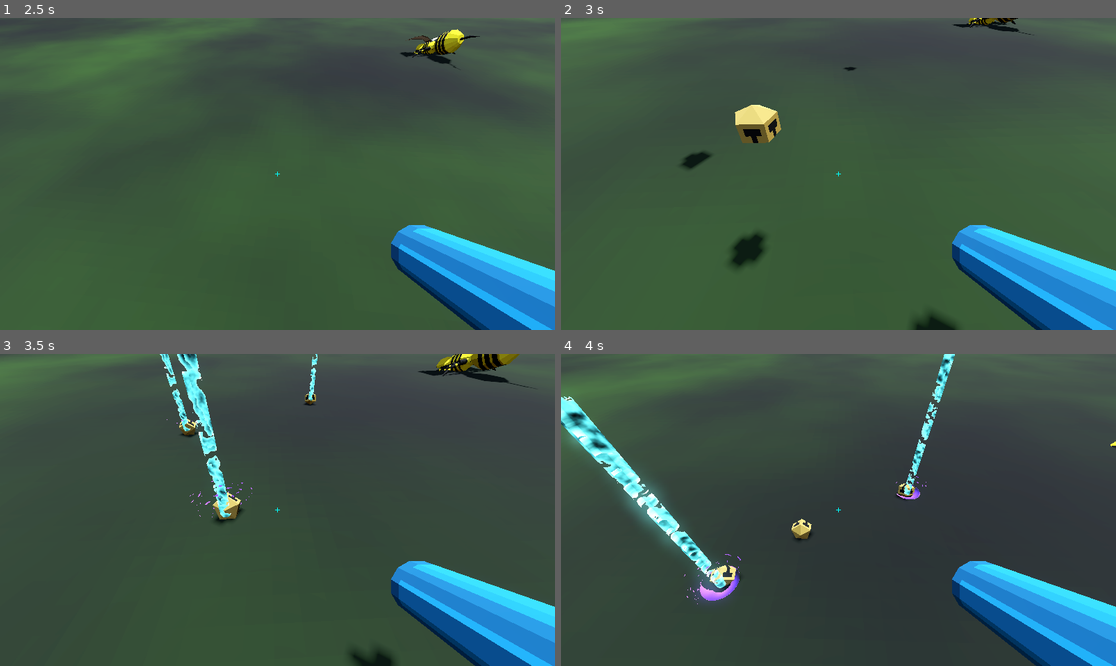
Above: before the commit, frames 1-4 (two rows, left to right).
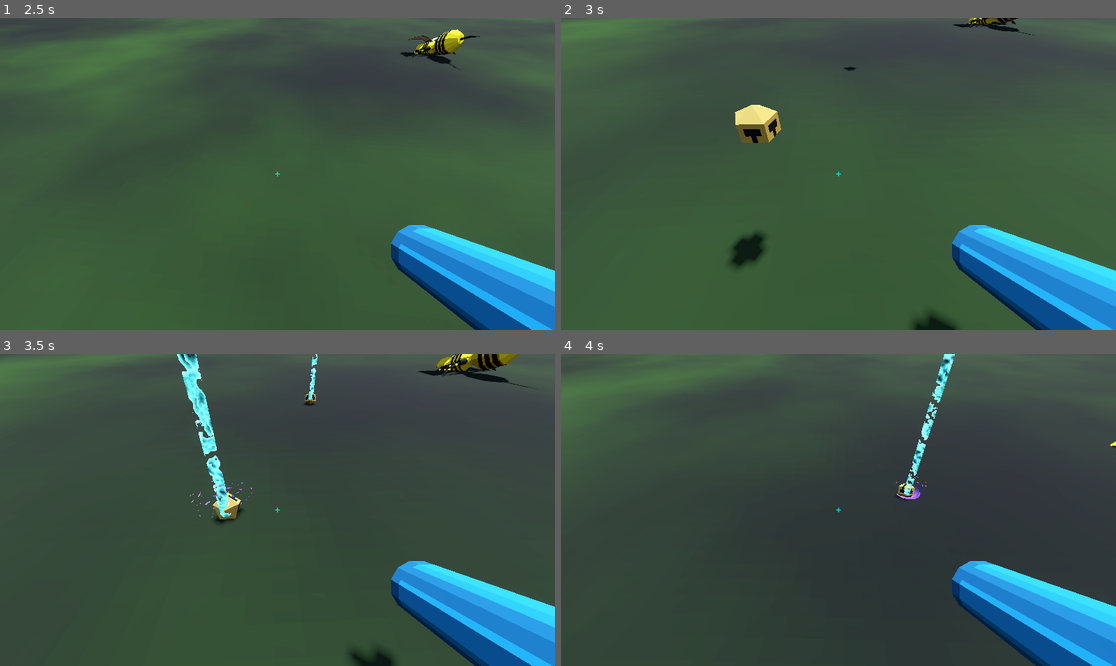
Above: after the commit, the same moments.

Repository: partkyle/bellhivers
Game: Godot game, scene res://scenes/main.tscn
The game is run twice, just before and just after one commit, with the same random seed, the same clock (stepped at 60 frames per second) and the same inputs.
Inputs (mouse positions are in pixels of both pictures, inside the frame that each line leads up to):
- Up to frame 1 (2.5 s): click "start game" at 0.5 s; tap Enter at 1.25 s; move the mouse to (305, 174) at 1.27 s; hold W (move_up) from 1.28 s (still down); tap G (grenade) at 1.35, 2.3 s; tap Space (jump) at 1.52, 2.27 s; move the mouse to (249, 174) at 2.02 s; click (249, 174) at 2.1 s
- Up to frame 2 (3 s): keep holding W (move_up); move the mouse to (849, 167) at 2.77 s; tap G (grenade) at 2.85 s
- Up to frame 3 (3.5 s): keep holding W (move_up)
- Up to frame 4 (4 s): keep holding W (move_up); move the mouse to (832, 516) at 3.52 s; tap G (grenade) at 3.6 s; tap Space (jump) at 3.77 s

Frame 1 is identical in both runs. In frame 2, 0.2% of the frame differs, in the area x 21-28%, y 42-49%; in frame 3, 0.3%; in frame 4, 3.8%, in the area x 0-46%, y 13-81%.

Commit message:
grenade timer

Diff:
--- a/bodies/player.tscn
+++ b/bodies/player.tscn
@@ -55,3 +55,6 @@
 [node name="ShotTimer" type="Timer" parent="."]
 wait_time = 0.2
 one_shot = true
+
+[node name="GrenadeTimer" type="Timer" parent="."]
+one_shot = true
--- a/scripts/player.gd
+++ b/scripts/player.gd
@@ -13,6 +13,7 @@
 @onready var gun : Gun = $CameraGunWrapper/Gun
 @onready var grenade_toss_point = $GrenadeTossPoint
 @onready var shot_timer = $ShotTimer
+@onready var grenade_timer = $GrenadeTimer
 
 var game_start_position : Vector3
 
@@ -48,7 +49,9 @@
 			fire_hitscan()
 
 	if Input.is_action_just_pressed('grenade'):
-		throw_grenade()
+		if grenade_timer.is_stopped():
+			grenade_timer.start()
+			throw_grenade()
 
 	# Get the input direction and handle the movement/deceleration.
 	# As good practice, you should replace UI actions with custom gameplay actions.
Not shown, changed: TODO.md
